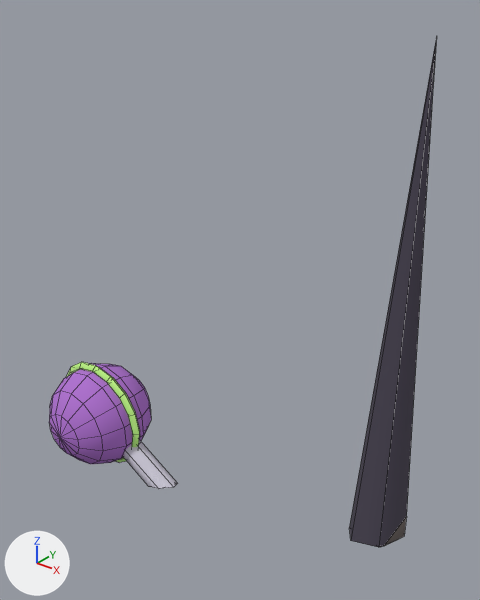
What one commit did to the OBJ model packs/default/models/dominion_outpost_debris3.obj.
The view is the same before and after, from a 50 mm camera at (26.3, -61.1, 99.7) aimed at (-26.1, 4.4, 59.1). Every picture has the same lights, and +X, +Y and +Z are marked at lower left. The picture after the commit comes second. Mesh edges are drawn as thin lines. Where no turn or scale is listed for an object, it has been applied to the vertices.

The first picture shows 'dominion_outpost_debris3'.
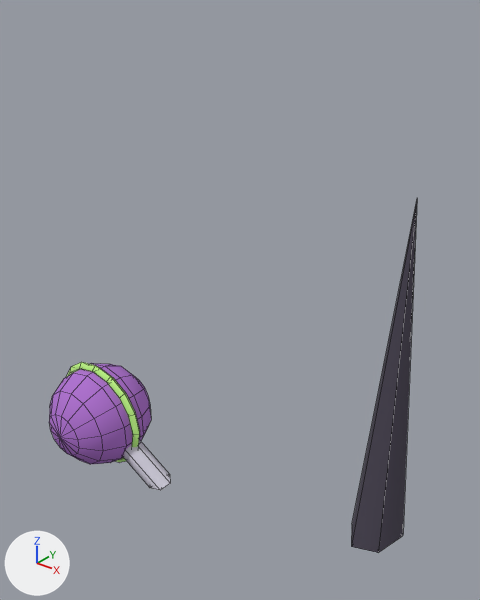
The newer file is also turned or shifted as a whole; pictures and numbers use the older file's frame.

What differs and where, as boxes (x1, y1, x2, y2) in the pictures (480 x 600 px; the box of a moved part takes in the faces that stretch with it):
'dominion_outpost_debris3', reshaped (30% shorter): before (49, 42, 436, 547); after (49, 201, 417, 553)
part 1 of me_dominion_outpost_debris3, rebuilt (24% narrower, 30% shorter): before (349, 42, 436, 547); after (351, 201, 417, 553)
part 2 of me_dominion_outpost_debris3, moved or reshaped: before (123, 441, 178, 489); after (123, 441, 170, 490)

What changed in the scene script:
```text
Change me_dominion_outpost_debris3:
    used by ob_dominion_outpost_debris3; location = (0.0, 0.0, 0.0)
    verts and faces of me_dominion_outpost_debris3; kept vertices keep their numbers, new ones are numbered from 172
    before: 9 (-36.8, 0.0, 22.5) at pixel (173, 487), 12 (-38.7, -1.7, 22.4) at pixel (158, 488), 14 (-41.2, -1.7, 21.5) at pixel (148, 486), 16 (-42.0, 0.0, 20.8), 18 (-40.2, 1.7, 20.9)
    before: 20 (-37.6, 1.7, 21.8) at pixel (177, 483)
    remove me_dominion_outpost_debris3.from_pydata(...)  # 172 vertices, 190 faces; spans x -64.2..3.6, y -9.0..9.0, z 20.0..95.0
    add me_dominion_outpost_debris3.from_pydata(...)  # 173 vertices, 192 faces; spans x -64.2..3.4, y -9.0..9.0, z 20.0..80.0
    me_dominion_outpost_debris3 part 1: the loose piece of 9 vertices spanning x -4.0..3.6, y -3.3..3.5, z 33.6..95.0 is rebuilt with 10 vertices and now spans x -3.7..3.4, y -3.2..3.1, z 34.4..80.0
    me_dominion_outpost_debris3 part 2
    add verts[16] = (-42.7, 0.0, 21.2)  # moved
    add verts[18] = (-41.9, 1.7, 21.9)  # moved
    add verts[20] = (-39.4, 1.7, 22.8)  # moved, pixel (169, 474)
    add verts[9] = (-37.6, 0.0, 23.0)  # moved, pixel (170, 483)
    add verts[12] = (-38.3, -1.7, 22.2)  # moved, pixel (160, 490)
    add verts[14] = (-40.9, -1.7, 21.3)  # moved, pixel (149, 487)
```
